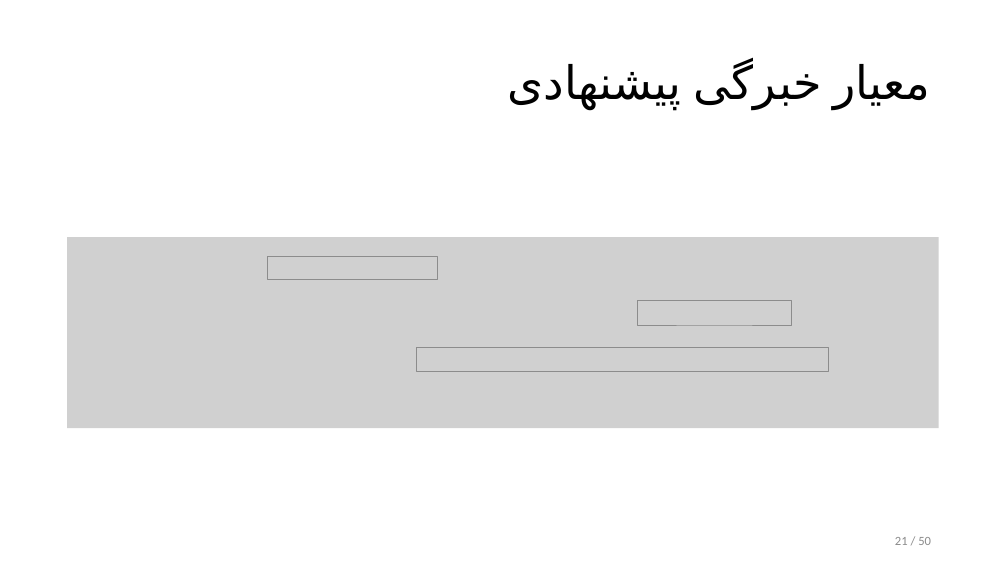
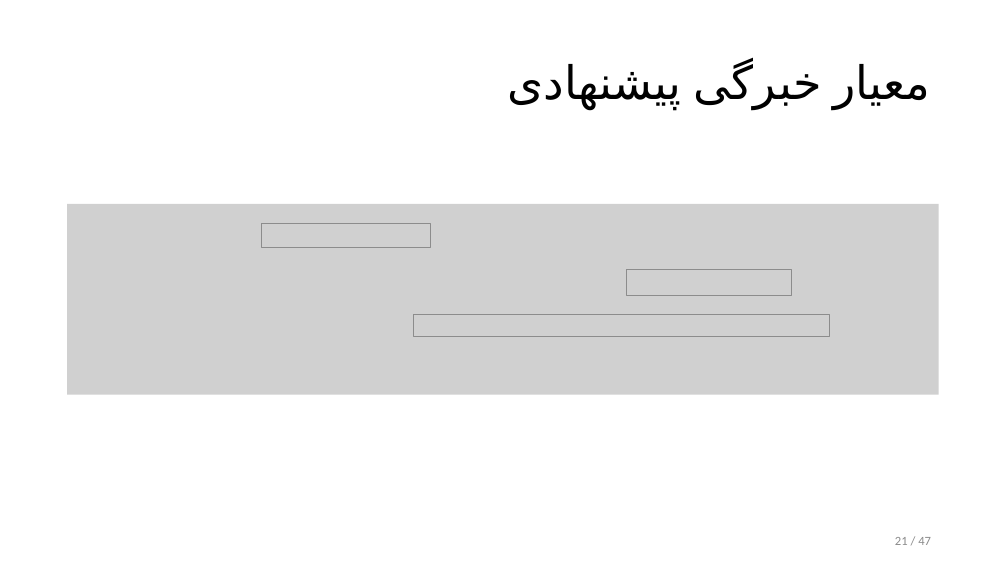
Before and after one commit to alphamarket/defence.pres, a slide deck: slide 21 of defence.pptx. Drawn at 1008x567 pixels with LibreOffice and Linux fonts; fonts in the diff are those of the drawing; grey boxes stand for pictures. Boxes give left, top, right and bottom in pixels: in the first picture for what was removed or moved away, otherwise in the second. Text is boxed around its words. In the diff, an @@ line names an element or a change of style, - is before the commit and + after.

```diff
--- a/defence.pptx
+++ b/defence.pptx
@@ picture: place and size @@
-picture at box(67, 237, 939, 428)
+picture at box(67, 204, 939, 395)
@@ picture added at box(261, 224, 430, 247) @@
@@ picture removed at box(267, 257, 437, 280) @@
@@ picture added at box(626, 269, 792, 296) @@
@@ picture added at box(413, 315, 829, 337) @@
@@ picture removed at box(637, 300, 792, 325) @@
@@ picture removed at box(417, 347, 829, 371) @@
@@ page number at box(895, 537, 931, 545): text changed @@
-21 / 50
+21 / 47
```
Also in this commit, not shown: 24 other slides changed, 1 slide added, 1 slide removed, 1 other file.
